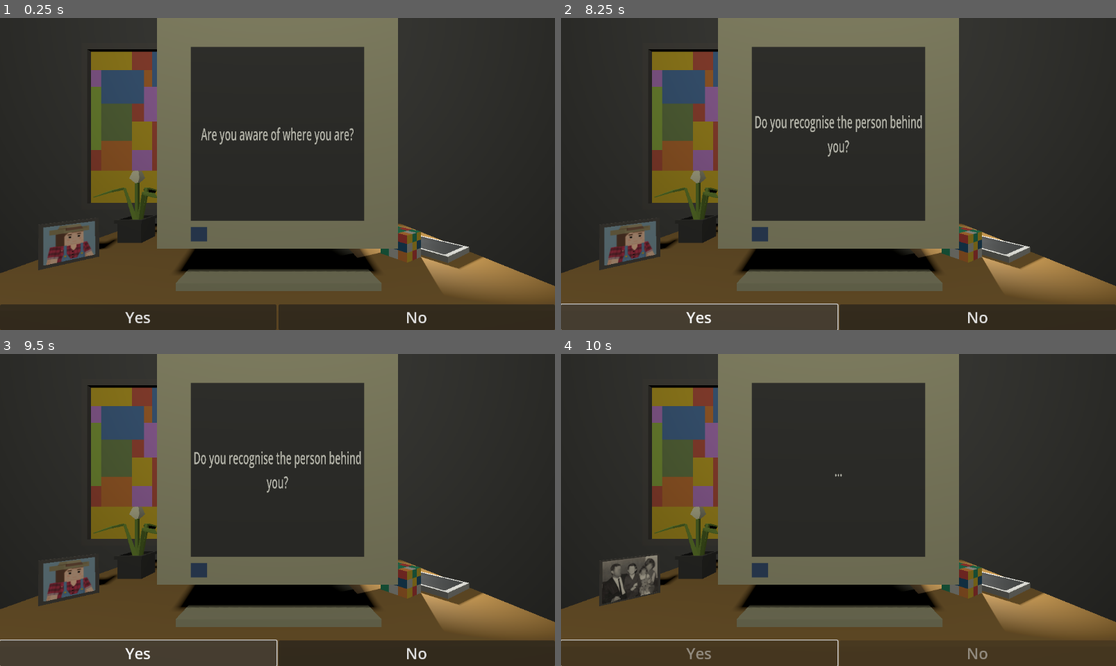
Above: before the commit, frames 1-4 (two rows, left to right).
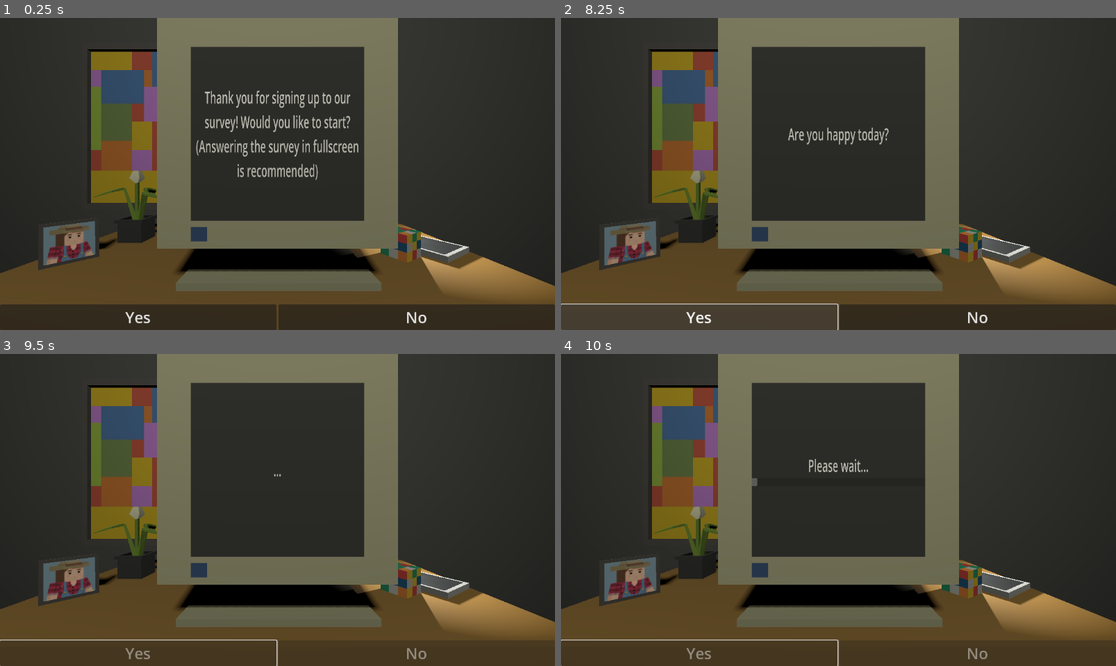
Above: after the commit, the same moments.

Repository: 69ShadesOfPeanut/Practice-Jam-3
Game: Godot game, scene res://Scenes/office.tscn
Two runs of this game, one before a commit and one after it. Both use one fixed random seed, a clock stepped at 60 frames per second and the inputs below.
Inputs (mouse positions are in pixels of both pictures, inside the frame that each line leads up to):
- Up to frame 1 (0.25 s): no input
- Up to frame 2 (8.25 s): click "Yes" at 0.5 s; tap Enter at 1.25, 2.75, 4.25 s; tap Space at 2, 3.5, 5 s
- Up to frame 3 (9.5 s): click "Yes" at 8.75 s
- Up to frame 4 (10 s): click (699, 653) at 9.5 s, where only the run before the commit has a clickable "Yes"

The runs differ from the first frame. In frame 1, 2.1% of the frame differs, in the area x 35-65%, y 23-52%; in frame 2, 0.9%; in frame 3, 0.8%; in frame 4, 1.2%.

Commit message:
Update office.tscn

Diff:
--- a/Scenes/office.tscn
+++ b/Scenes/office.tscn
@@ -168,7 +168,6 @@
 grow_horizontal = 2
 grow_vertical = 0
 script = ExtResource("7_u6eov")
-CurrentQuestion = 9
 ButtonClickSound = ExtResource("9_a0b7e")
 KnockingSound = ExtResource("10_ilr6g")
 SwitchOff = ExtResource("11_24fp6")
